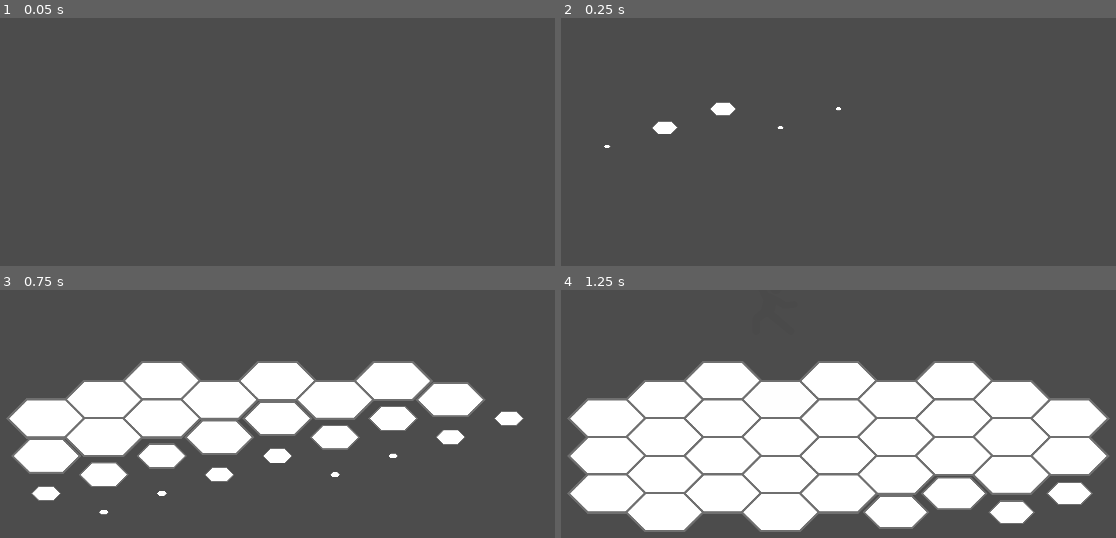
Above: before the commit, frames 1-4 (two rows, left to right).
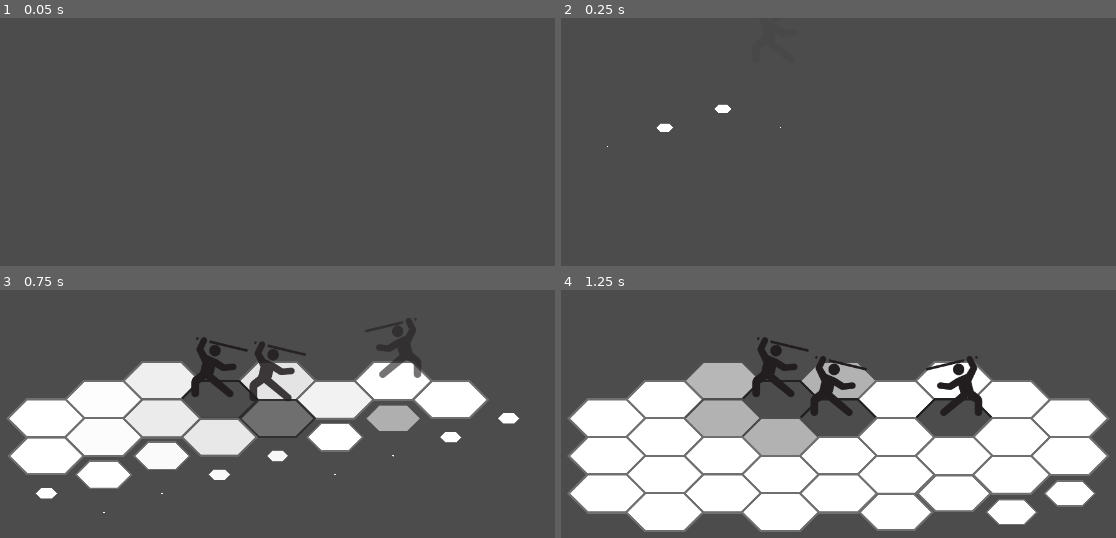
Above: after the commit, the same moments.

Repository: eduregis/hexachronos
Game: Godot game, scene res://View/Scenes/Scene1.tscn
The game is run twice, just before and just after one commit, with the same random seed, the same clock (stepped at 60 frames per second) and the same inputs.
Inputs (mouse positions are in pixels of both pictures, inside the frame that each line leads up to):
- Up to frame 1 (0.05 s): no input
- Up to frame 2 (0.25 s): no input
- Up to frame 3 (0.75 s): tap Enter (ui_accept) at 0.5, 0.6 s; move the mouse to (160, 381) at 0.52 s; click (160, 381) at 0.67 s
- Up to frame 4 (1.25 s): tap Enter (ui_accept) at 0.77, 1.07 s

Frame 1 is identical in both runs. In frame 2, 0.3% of the frame differs, in the area x 7-51%, y 33-53%; in frame 3, 10%; in frame 4, 14%, in the area x 22-97%, y 18-98%.
Error before the commit: Invalid get index '0' (on base: 'Array'). (res://Controller/Scenes/Scene1.gd:25)

Commit message:
sequence of functions and personalized stage inserts

Diff:
--- a/Controller/Components/DialogueBox.gd
+++ b/Controller/Components/DialogueBox.gd
@@ -4,6 +4,8 @@
 export var expressions = []
 export var dialogue = []
 export var sounds = []
+
+signal end_of_dialogue
 
 var makoto_angry = preload("res://Assets/CharacterSprites/makoto_angry.png")
 var makoto_surprised = preload("res://Assets/CharacterSprites/makoto_surprised.png")
@@ -50,6 +52,7 @@
 
 		$Tween.start()
 	else:
+		emit_signal("end_of_dialogue")
 		queue_free()
 	dialogue_index += 1
 
--- a/Controller/Components/DialogueComponent.gd
+++ b/Controller/Components/DialogueComponent.gd
@@ -1,7 +1,12 @@
 extends Control
 
+signal end_of_dialogue
+
 func _ready():
-	pass
+	$DialogueBox.connect("end_of_dialogue", self, "end_of_dialogue")
+
+func end_of_dialogue():
+	emit_signal("end_of_dialogue")
 
 func set_dialogue_code(text_code):
 	# fazendo a chamada para o arquivo .JSON
--- a/Controller/Components/HexagonTile.gd
+++ b/Controller/Components/HexagonTile.gd
@@ -14,7 +14,7 @@
 	yield(get_tree().create_timer((tile_index.x + tile_index.y) * 0.1), "timeout")
 	$Tween.interpolate_property(
 		$Sprite, "scale", Vector2.ZERO, Vector2(0.7, 0.7), 0.4,
-		Tween.TRANS_LINEAR, Tween.TRANS_LINEAR
+		Tween.TRANS_QUAD, Tween.EASE_IN_OUT
 	)
 	$Tween.start()
 
--- a/Controller/Scenes/BasicScene.gd
+++ b/Controller/Scenes/BasicScene.gd
@@ -14,9 +14,27 @@
 var turn_order_index = 0
 var turn_stage = "menu"
 
+signal end_of_dialogue
+
 func _process(delta):
-	if Input.is_action_just_pressed("ui_accept"):
+	if Input.is_action_just_pressed("ui_accept") && characters.size() > 0:
 		next_turn_stage()
+
+#	funções à serem sobreescritas
+func post_menu_inserts():
+	pass
+
+func post_move_inserts():
+	pass
+
+func post_attack_menu_inserts():
+	pass
+
+func post_attack_inserts():
+	pass
+
+func post_turn_inserts():
+	pass
 
 func next_turn_stage():
 	match turn_stage:
@@ -27,9 +45,11 @@
 			for path in paths:
 				tile_map[path.y][path.x].path_tile(path_index)
 				path_index += 1
+			post_menu_inserts()
 		"move":
 			turn_stage = "attack menu"
 			clean_paths()
+			post_move_inserts()
 		"attack menu":
 			turn_stage = "attack"
 			var paths = pathfinder(characters[turn_order_index].index, characters[turn_order_index].character_info["range"])
@@ -37,11 +57,14 @@
 			for path in paths:
 				tile_map[path.y][path.x].path_tile(path_index)
 				path_index += 1
+			post_attack_menu_inserts()
 		"attack":
 			turn_stage = "end of turn"
 			clean_paths()
+			post_attack_inserts()
 		"end of turn":
 			next_turn()
+			post_turn_inserts()
 #	print(turn_stage)
 
 func clean_paths():
@@ -211,7 +234,11 @@
 	var dialogueBox = DialogueBox.instance()
 	dialogueBox.set_dialogue_code(text_code)
 	dialogueBox.set_position(Vector2(window.x/2, window.y))
+	dialogueBox.connect("end_of_dialogue", self, "end_of_dialogue")
 	self.add_child(dialogueBox)
+
+func end_of_dialogue():
+	emit_signal("end_of_dialogue")
 
 func load_background(background_code):
 	if background == null:
--- a/Controller/Scenes/Scene1.gd
+++ b/Controller/Scenes/Scene1.gd
@@ -3,9 +3,26 @@
 func _ready():
 #	load_background("black")
 	load_tilemap("0001")
-	yield(get_tree().create_timer(1), "timeout")
 	set_ally("Tanker", 1, 1)
 	set_ally("Mechanic", 2, 2)
 	set_foe("Foe", 3, 2)
 #	load_dialogue("0001")
+#	yield(self, "end_of_dialogue")
+#	yield(get_tree().create_timer(0.5), "timeout")
+#	load_dialogue("0002")
 	pass
+
+func post_menu_inserts():
+	print("aa")
+
+func post_move_inserts():
+	print("bb")
+
+func post_attack_menu_inserts():
+	print("cc")
+
+func post_attack_inserts():
+	print("dd")
+
+func post_turn_inserts():
+	print("ee")
